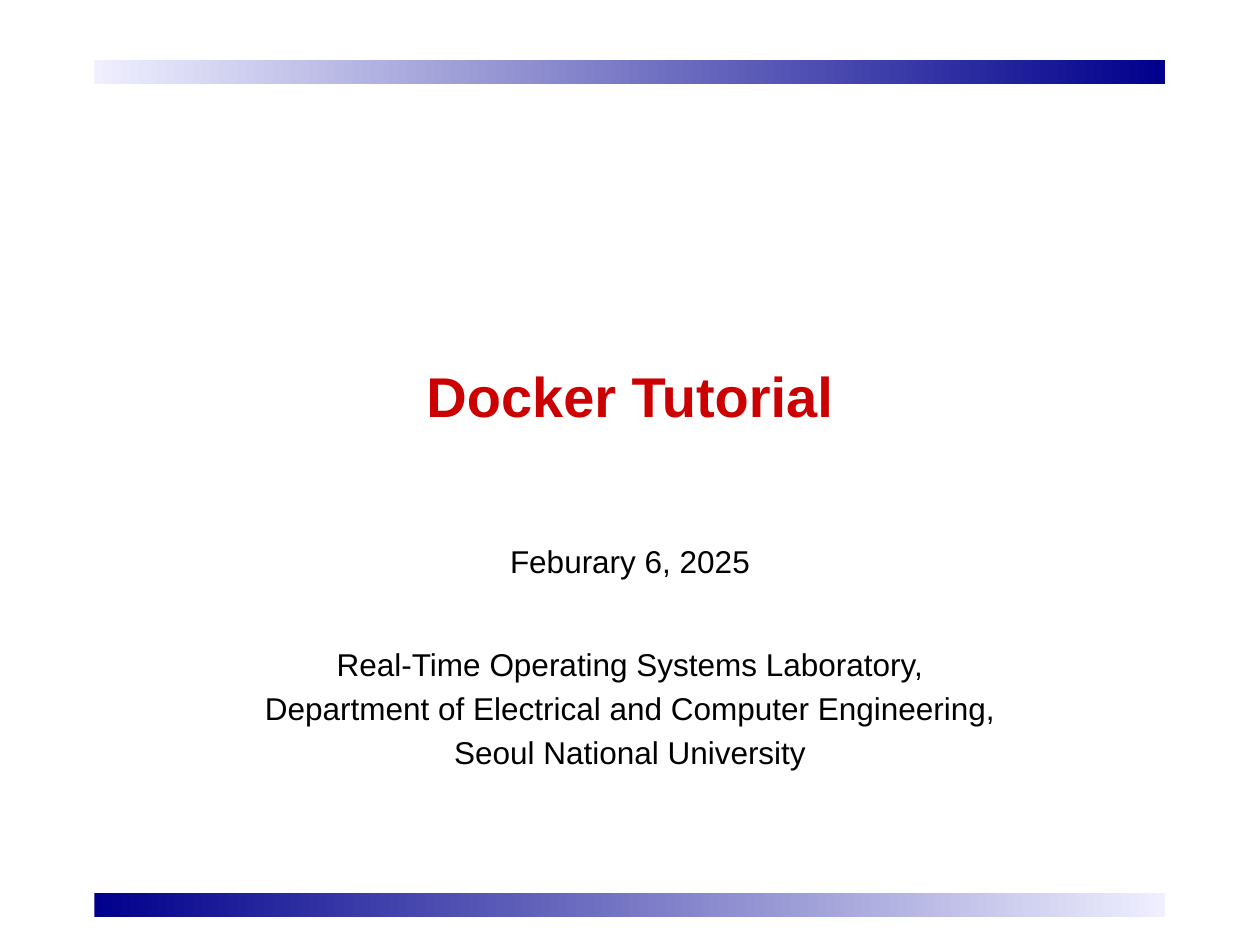
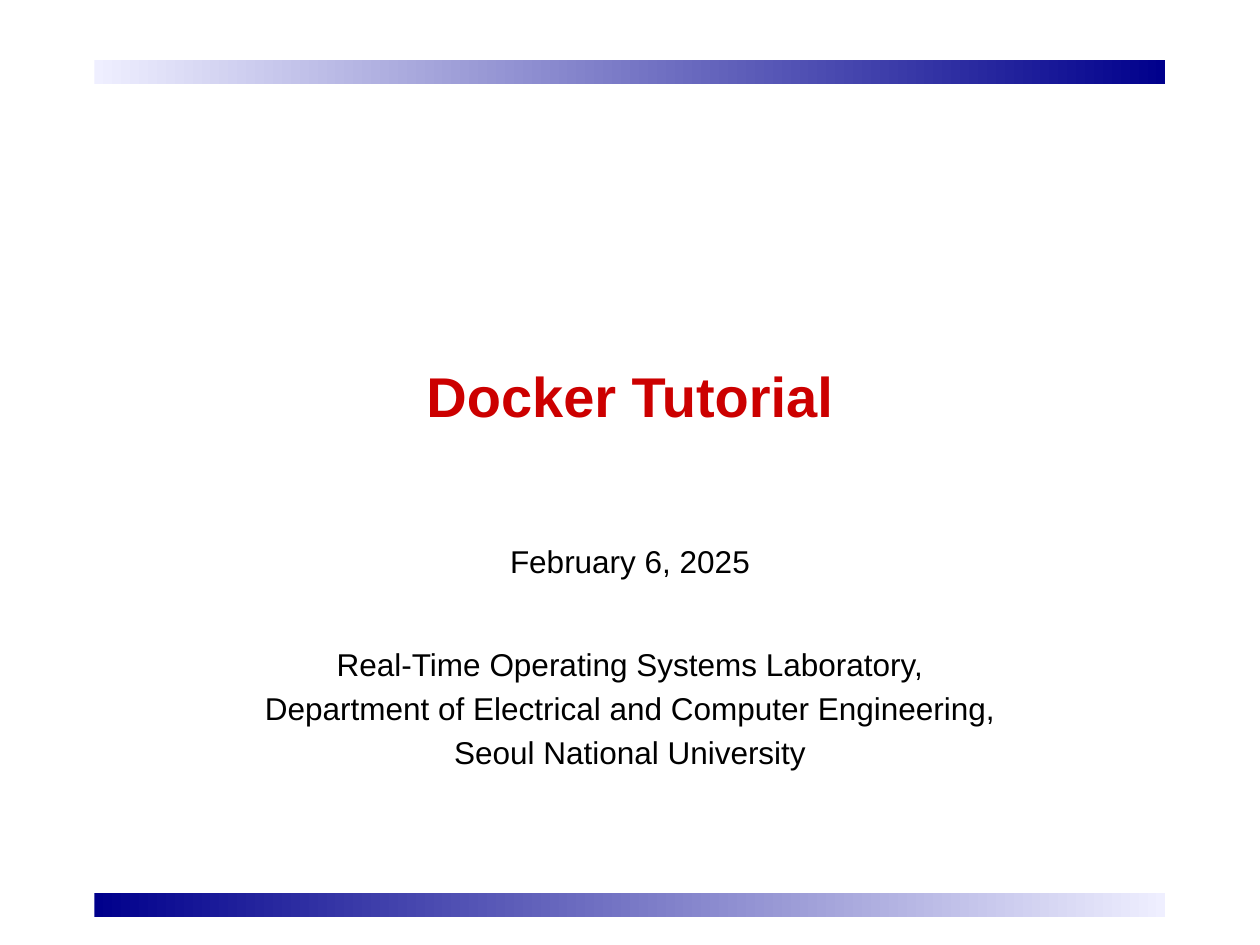
Before and after one commit to SNU-RTOS/cloud-native-study, a slide deck: slide 1 of slides/Docker Tutorial.pptx. Drawn at 1260x945 pixels with LibreOffice and Linux fonts; fonts in the diff are those of the drawing; background and template pictures are left out. Boxes give left, top, right and bottom in pixels: in the first picture for what was removed or moved away, otherwise in the second. Text is boxed around its words. In the diff, an @@ line names an element or a change of style, - is before the commit and + after.

Commit message:
fix 제목 오타

```diff
--- a/slides/Docker Tutorial.pptx
+++ b/slides/Docker Tutorial.pptx
@@ subtitle at <box>510,550,750,579</box>: text changed @@
-Feburary 6, 2025
+February 6, 2025
```
